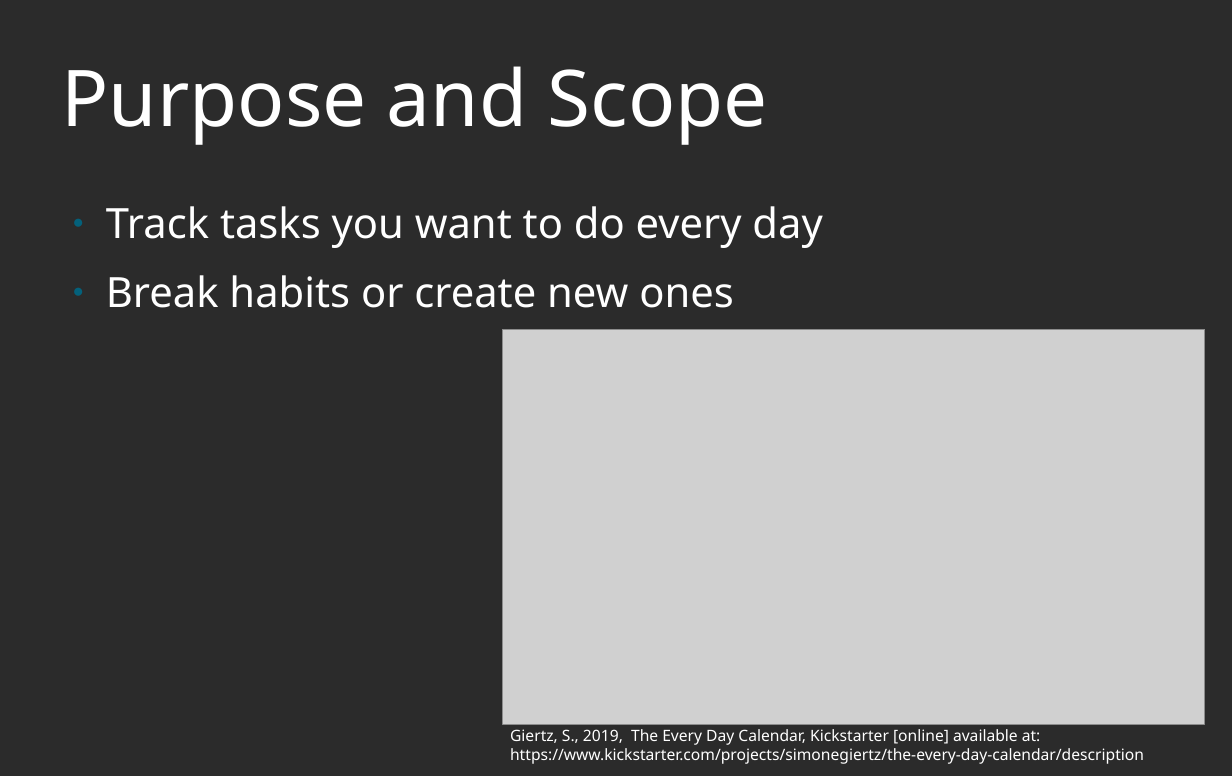
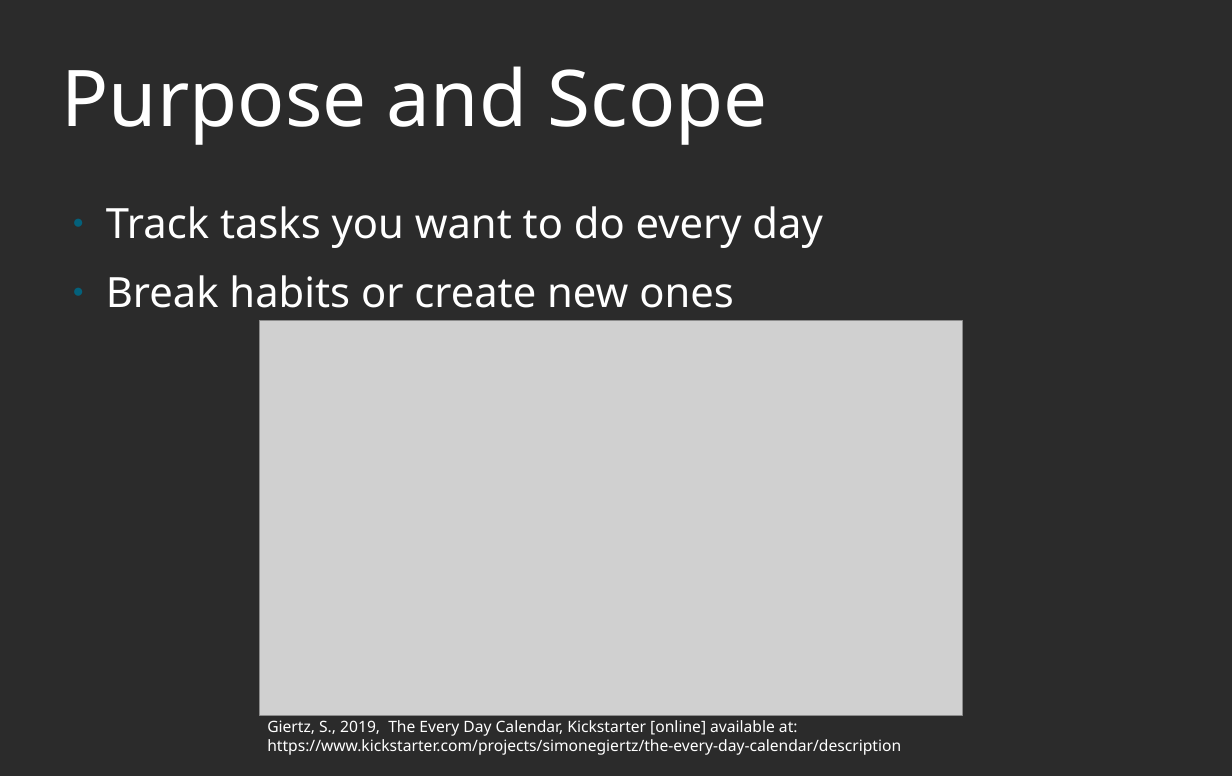
Before and after one commit to theandrewfulton/terminal-app, a slide deck: slide 2 of ppt/Presentation.odp. Drawn at 1232x776 pixels with LibreOffice and Linux fonts; fonts in the diff are those of the drawing; grey boxes stand for pictures; background and template pictures are left out; a plain dark background stands for a picture behind light text. Boxes give left, top, right and bottom in pixels: in the first picture for what was removed or moved away, otherwise in the second. Text is boxed around its words. In the diff, an @@ line names an element or a change of style, - is before the commit and + after.

```diff
--- a/ppt/Presentation.odp
+++ b/ppt/Presentation.odp
@@ picture: place and size @@
-picture at <box>502,330,1205,725</box>
+picture at <box>260,320,962,716</box>
@@ text "Giertz, S., 2019, The Every ...": place and size @@
-text "Giertz, S., 2019, The Every ..." at <box>510,729,1144,764</box>
+text "Giertz, S., 2019, The Every ..." at <box>267,720,901,755</box>
```
Also in this commit, not shown: 2 other slides changed, 3 other files.
